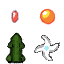
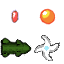
Layer changes from the first 64x64 image to the second:
painted on "Layer #7" over [0, 33, 31, 64]
painted on "Layer #4" over [1, 33, 31, 63]
painted on "Layer #5" over [0, 32, 32, 64]
